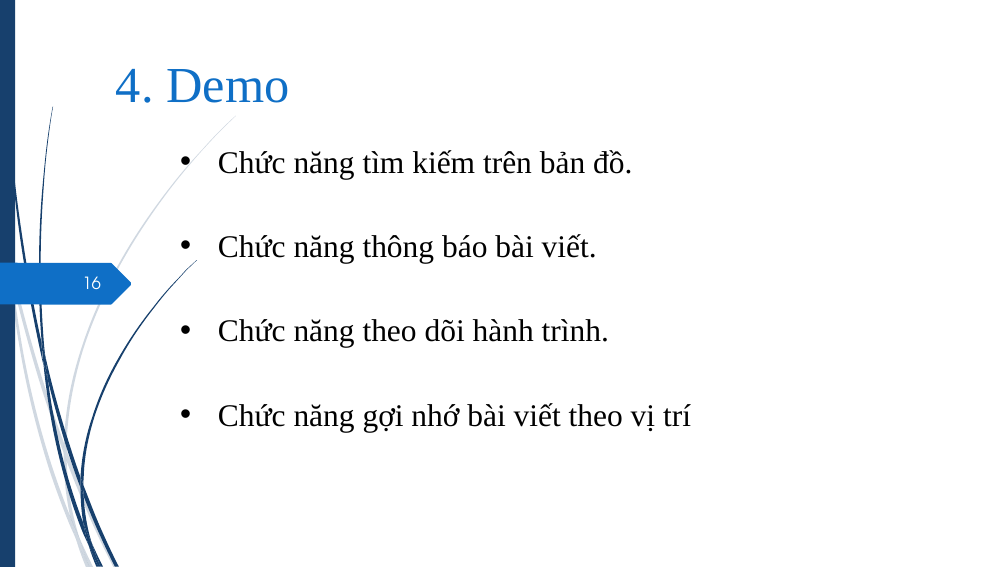
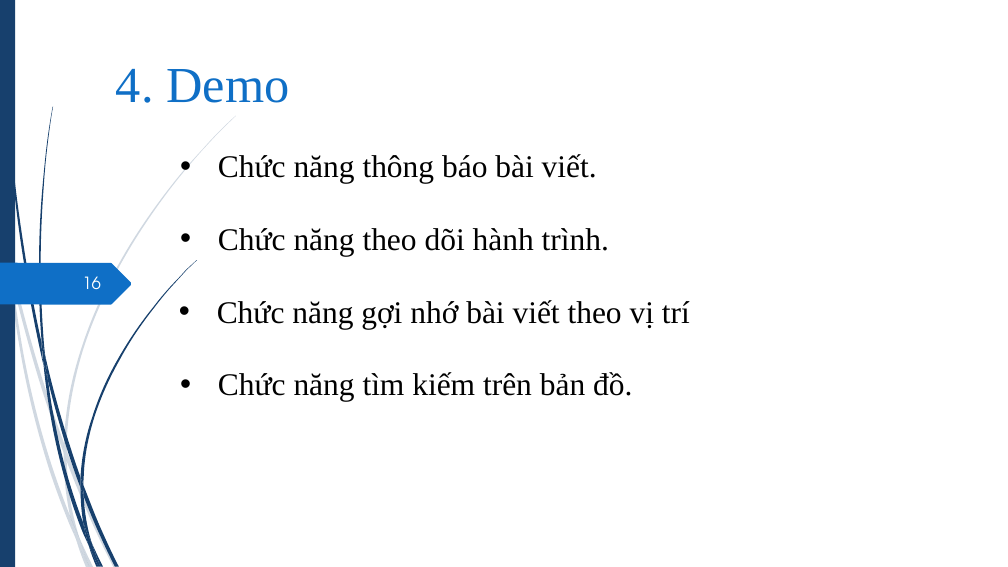
Before and after one commit to hvngoc/Presentation, a slide deck: slide 16 of slide 2.pptx. Drawn at 1008x567 pixels with LibreOffice and Linux fonts; fonts in the diff are those of the drawing. Boxes give left, top, right and bottom in pixels: in the first picture for what was removed or moved away, otherwise in the second. Text is boxed around its words. In the diff, an @@ line names an element or a change of style, - is before the commit and + after.

```diff
--- a/slide 2.pptx
+++ b/slide 2.pptx
@@ text "Chức năng thông báo bài ...": place and size @@
-text "Chức năng thông báo bài ..." at (218,234,597,264)
+text "Chức năng thông báo bài ..." at (218,154,597,184)
@@ text "Chức năng theo dõi hành ...": place and size @@
-text "Chức năng theo dõi hành ..." at (218,319,609,348)
+text "Chức năng theo dõi hành ..." at (218,228,609,256)
@@ text "Chức năng gợi nhớ bài ...": place and size @@
-text "Chức năng gợi nhớ bài ..." at (218,403,691,432)
+text "Chức năng gợi nhớ bài ..." at (217,300,690,329)
@@ text "Chức năng tìm kiếm trên ...": place and size @@
-text "Chức năng tìm kiếm trên ..." at (218,150,632,179)
+text "Chức năng tìm kiếm trên ..." at (218,372,632,402)
```
Also in this commit, not shown: 1 other slide changed, 1 slide removed.
